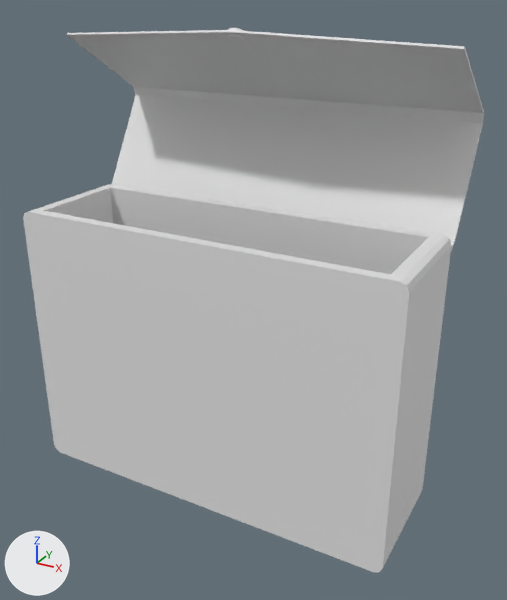
What one commit did to the OBJ model Items/Models/briefcase.obj.
Both versions are drawn from a 50 mm lens placed at (1.66, -2.44, 2.46), pointed at (0.07, 0.45, 1.02). Lighting does not change. The marker at lower left points along +X, +Y and +Z. Where no turn or scale is listed for an object, it has been applied to the vertices.

The scene before the commit, as lines of its bpy script (objects in view):
```python
me_24h = bpy.data.meshes.new('24h')
me_24h.from_pydata(...)  # 40 vertices, 76 faces; spans x -1.01..0.99, y -0.01..0.62, z 0.0..1.46
me_24htop = bpy.data.meshes.new('24hTop')
me_24htop.from_pydata(...)  # 164 vertices, 316 faces; spans x -1.01..0.99, y 0.37..0.98, z 1.37..2.32
ob_24h = bpy.data.objects.new('24h', me_24h)
ob_24h.location = (0.0, 0.0, 0.0)
ob_24htop = bpy.data.objects.new('24hTop', me_24htop)
ob_24htop.location = (0.0, 0.0, 0.0)
```
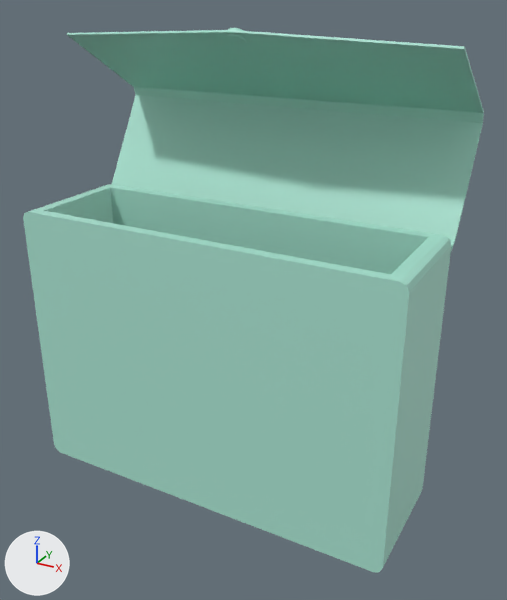
The newer file is also turned or shifted as a whole; pictures and numbers use the older file's frame.

Diff of the bpy script that builds the scene:
```diff
--- a/Items/Models/briefcase.obj.py
+++ b/Items/Models/briefcase.obj.py
@@ mat_material_012 @@
+mat_material_012 = principled_material('Material.012')
+mat_material_012.base_color = (0.416, 0.8, 0.666)  # green #ade7d5
@@ me_24h @@
 me_24h.from_pydata(...)  # 40 vertices, 76 faces; spans x -1.01..0.99, y -0.01..0.62, z 0.0..1.46
+me_24h.materials.append(mat_material_012)  # green #ade7d5
@@ me_24htop @@
 me_24htop.from_pydata(...)  # 164 vertices, 316 faces; spans x -1.01..0.99, y 0.37..0.98, z 1.37..2.32
+me_24htop.materials.append(mat_material_012)  # green #ade7d5
```

Where the change shows, as pixel boxes [x1, y1, x2, y2] in the pictures (507 x 600 px):
'24h', recoloured (grey to green)
    both: [23, 184, 452, 572]
'24hTop', recoloured (grey to green)
    both: [67, 28, 484, 254]
